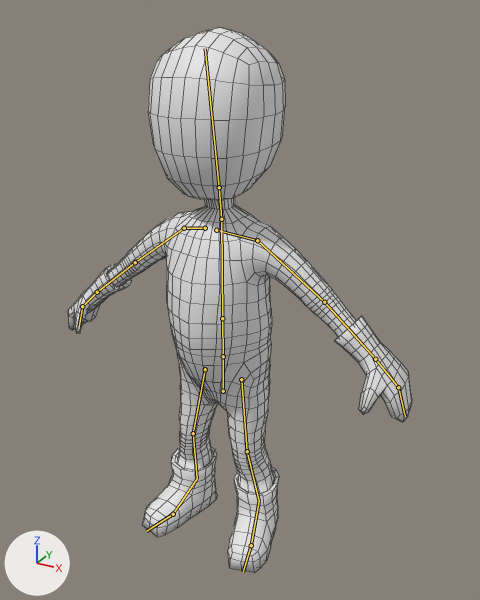
What one commit did to the Blender file Assets/Models/Villager.blend.
Rendered twice from a 50 mm camera at (1.47, -2.5, 2.56) aimed at (0.08, 0.03, 1.29). The lights are fixed; the arrows at lower left show +X, +Y and +Z. The bones that bend it are drawn over the model as lines. Mesh edges are drawn as thin lines.
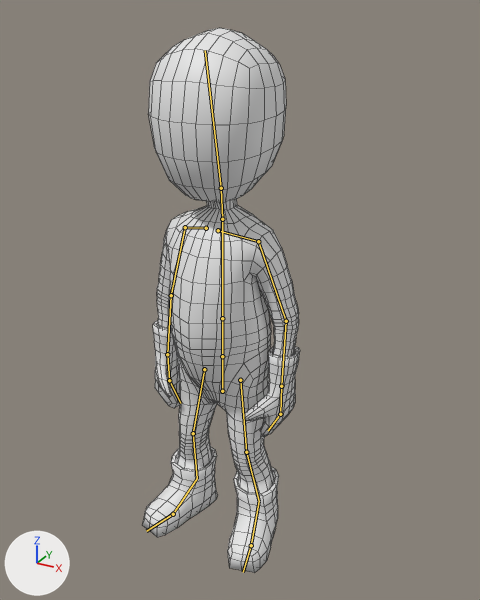
The newer file adds an action. The first version stands in its rest pose; the second is drawn at frame 1 of the action 'Idle.001'.

Edits to the scene script, one JSON object a line:
```json
{"block": "bone_elbow_l", "where": "bone_elbow_l = bpy.data.objects['Armature'].pose.bones['Elbow.L']  # child of 'Villager_Controller'"}
{"op": "set", "path": "bone_elbow_l.location", "old": "(0.0, 0.0, 0.0)", "new": "(0.341, 0.0, -0.033)"}
{"block": "bone_handik_l", "where": "bone_handik_l = bpy.data.objects['Armature'].pose.bones['HandIK.L']  # child of 'Villager_Controller'"}
{"op": "set", "path": "bone_handik_l.location", "old": "(0.0, 0.0, 0.0)", "new": "(-0.006, -0.136, -0.492)"}
{"op": "set", "path": "bone_handik_l.rotation_quaternion", "old": "(1.0, 0.0, 0.0, 0.0)", "new": "(0.919, -0.394, 0.0, 0.005)", "note": "degrees (0, 0, 0) -> degrees (-46, 0, 1)"}
{"block": "bone_elbow_r", "where": "bone_elbow_r = bpy.data.objects['Armature'].pose.bones['Elbow.R']  # child of 'Villager_Controller'"}
{"op": "set", "path": "bone_elbow_r.location", "old": "(0.0, 0.0, 0.0)", "new": "(-0.498, 0.0, -0.004)"}
{"block": "bone_handik_r", "where": "bone_handik_r = bpy.data.objects['Armature'].pose.bones['HandIK.R']  # child of 'Villager_Controller'"}
{"op": "set", "path": "bone_handik_r.location", "old": "(0.0, 0.0, 0.0)", "new": "(0.006, -0.136, -0.492)"}
{"op": "set", "path": "bone_handik_r.rotation_quaternion", "old": "(1.0, 0.0, 0.0, 0.0)", "new": "(0.918, -0.396, 0.0, -0.005)", "note": "degrees (0, 0, 0) -> degrees (-47, 0, -1)"}
{"block": "bone_hips", "where": "bone_hips = bpy.data.objects['Armature'].pose.bones['Hips']  # child of 'Villager_Controller'"}
{"op": "set", "path": "bone_hips.location", "old": "(0.0, 0.0, 0.0)", "new": "(-0.004, 0.001, -0.002)"}
{"block": "bone_head", "where": "bone_head = bpy.data.objects['Armature'].pose.bones['Head']  # child of 'Neck'"}
{"op": "set", "path": "bone_head.rotation_quaternion", "old": "(1.0, 0.0, 0.0, 0.0)", "new": "(1.0, -0.025, 0.0, 0.0)", "note": "degrees (0, 0, 0) -> degrees (-3, 0, 0)"}
```

Location of each change, (x1, y1, x2, y2) in pixels of the pictures (480 x 600 px):
```json
{"object": "Cube", "change": "posed", "before": [68, 27, 412, 573], "after": [142, 28, 300, 573], "on screen": "54% narrower"}
{"bone": "HandIK.R", "before": "(97, 292) to (82, 306)", "after": "(167, 354) to (169, 380)"}
{"bone": "Head", "before": "(219, 187) to (205, 48)", "after": "(221, 188) to (205, 50)"}
```
